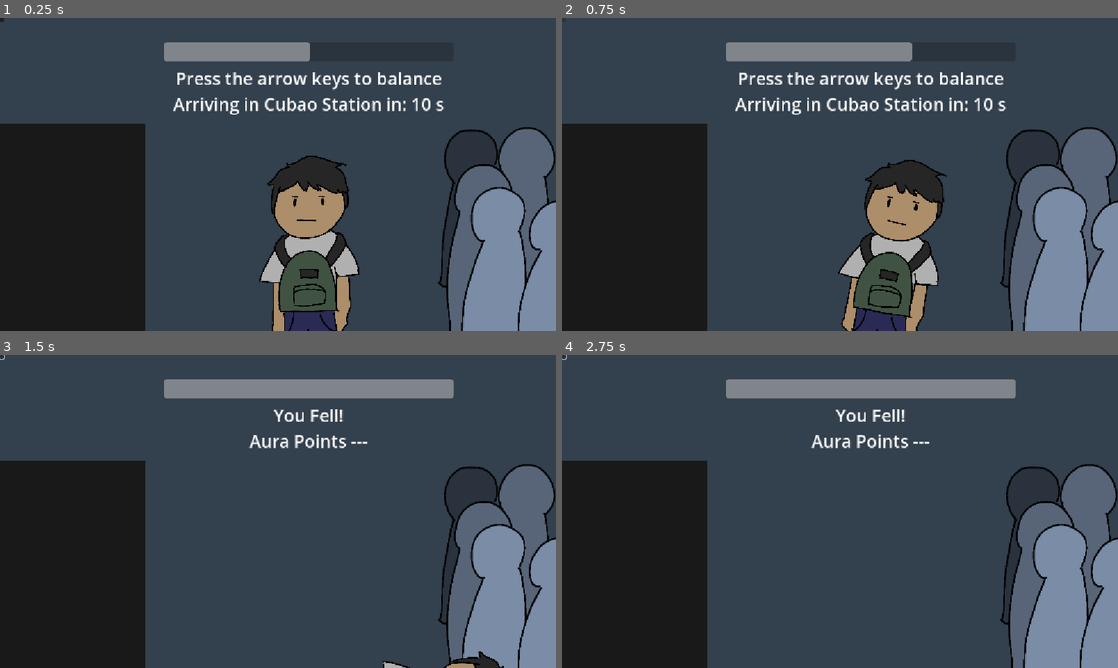
Above: before the commit, frames 1-4 (two rows, left to right).
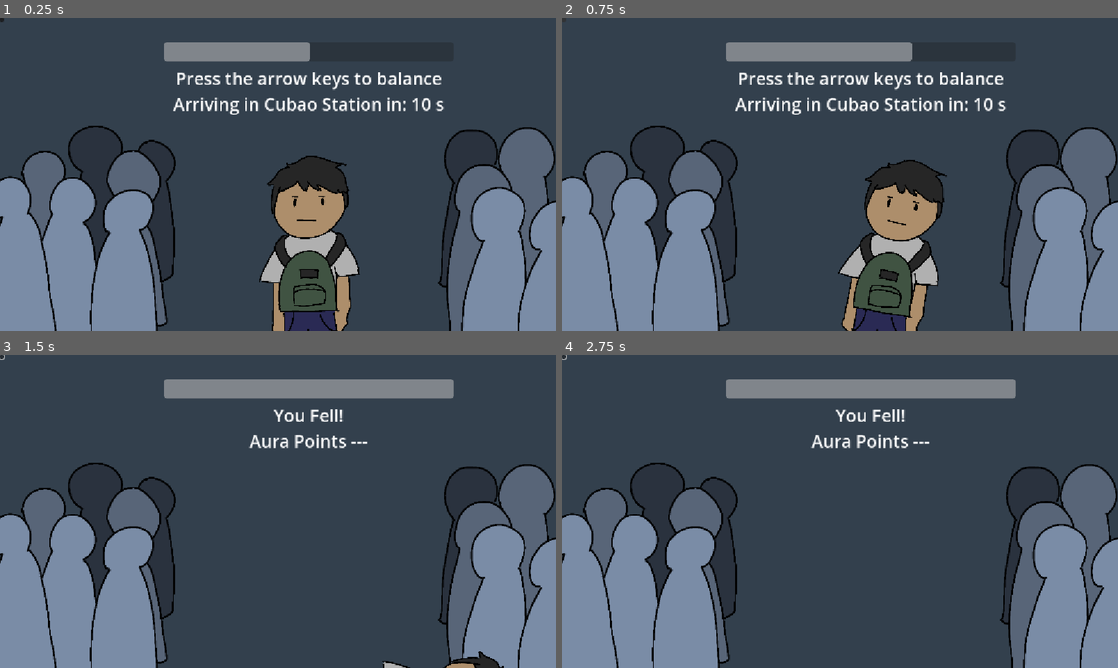
Above: after the commit, the same moments.

Repository: chry607/uniteam
Game: Godot game, scene res://minigames/lrt-balance/game_LRTbalance.tscn
Same seed, same stepped clock (60 frames per second), same inputs: the game is played once before the commit and once after it. This scene is started directly instead of the project's main scene.
Inputs (mouse positions are in pixels of both pictures, inside the frame that each line leads up to):
- Up to frame 1 (0.25 s): no input
- Up to frame 2 (0.75 s): click (562, 21) at 0.52 s
- Up to frame 3 (1.5 s): tap Enter at 1.25 s; move the mouse to (400, 495) at 1.27 s; hold Right from 1.28 s (still down); click (400, 495) at 1.42 s
- Up to frame 4 (2.75 s): release Right at 2 s; tap Space at 2 s; drag from (728, 527) to (812, 574) at 2.02 s

The runs differ from the first frame. In frame 1, 18% of the frame differs, in the area x 0-32%, y 33-100%; in frame 2, 18%; in frame 3, 18%; in frame 4, 18%.

Commit message:
added lrt crowd left sprite

Diff:
--- a/uniteam/minigames/lrt-balance/LRT_environment.gd
+++ b/uniteam/minigames/lrt-balance/LRT_environment.gd
@@ -1,8 +1,8 @@
 class_name TrainEnvironment extends Node2D
 
 var bg: ColorRect
-var crowd_left: ColorRect # Kept as ColorRect
-var crowd_right: Sprite2D # Changed to Sprite2D
+var crowd_left: Sprite2D # Changed to Sprite2D
+var crowd_right: Sprite2D
 var original_bg_pos: Vector2
 
 func _init() -> void:
@@ -13,16 +13,16 @@
 	add_child(bg)
 	original_bg_pos = bg.position
 
-	# 2. Crowd Left (Kept as the original black rectangle)
-	crowd_left = ColorRect.new()
-	crowd_left.color = Color(0.1, 0.1, 0.1)
-	crowd_left.set_size(Vector2(300, 500))
-	crowd_left.position = Vector2(0, 220)
+	# 2. Crowd Left (Now loads your custom left PNG)
+	crowd_left = Sprite2D.new()
+	# Double check this path matches your actual file name!
+	crowd_left.texture = preload("res://minigames/lrt-balance/lrt-crowd-left.png")
+	crowd_left.centered = false
+	crowd_left.position = Vector2(-40, 220)
 	bg.add_child(crowd_left)
 
-	# 3. Crowd Right (Now loads your custom PNG)
+	# 3. Crowd Right
 	crowd_right = Sprite2D.new()
-	# REPLACE this path with your actual crowd PNG file path if it's different!
 	crowd_right.texture = preload("res://minigames/lrt-balance/lrt-crowd-right.png")
 	crowd_right.centered = false
 	crowd_right.position = Vector2(900, 220)
Binary file added: uniteam/minigames/lrt-balance/lrt-crowd-left.png
Not shown, added: uniteam/minigames/lrt-balance/lrt-crowd-left.png.import
